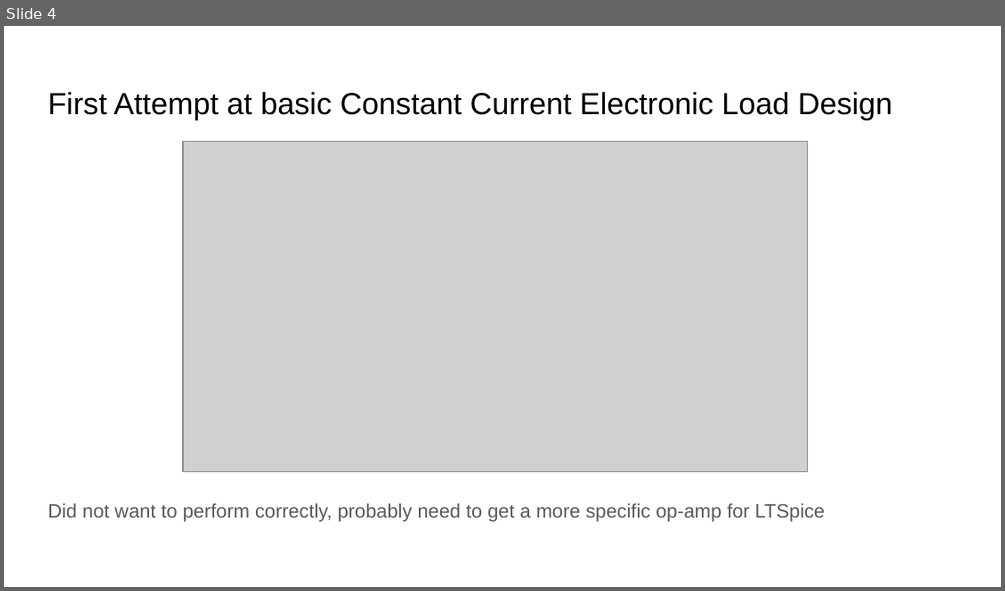
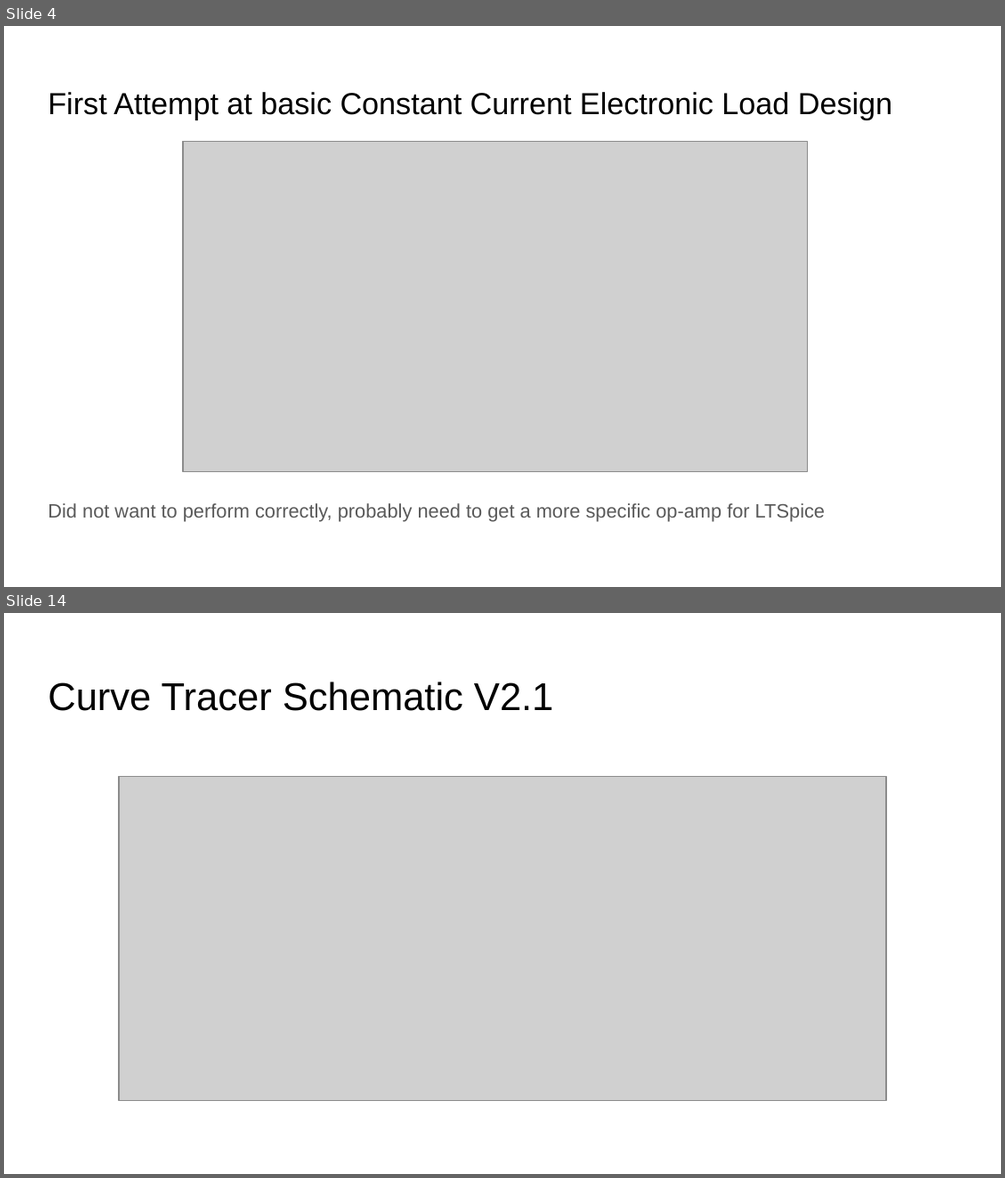
Before and after one commit to Xylot/DAPL, a slide deck: Project Notebook - Group 4/Project Notebook - Group 4/1. Individual/Cooper/Cooper Project Notebook.pptx. Shown one above the other, each under a label of ours: slide 4 before the commit, slides 4 and 14 after it; the slides between them are not shown. The pictures are 1005x591 and 1005x1178 pixels, drawn with LibreOffice and Linux fonts; fonts in the diff are those of the drawing; grey boxes stand for pictures. Boxes give left, top, right and bottom in pixels: in the first picture for what was removed or moved away, otherwise in the second. Text is boxed around its words. In the diff, an @@ line names an element or a change of style, - is before the commit and + after.

```diff
--- a/Project Notebook - Group 4/Project Notebook - Group 4/1. Individual/Cooper/Cooper Project Notebook.pptx
+++ b/Project Notebook - Group 4/Project Notebook - Group 4/1. Individual/Cooper/Cooper Project Notebook.pptx
@@ slide 14 added at [4,613,1001,1174], background #FFFFFF @@
@@ title added at [48,682,553,711], 28 pt, text #000000 @@
+Curve Tracer Schematic V2.1
@@ picture added at [119,777,886,1101] @@
```
Also in this commit, not shown: 18 other slides added, 17 other files.
